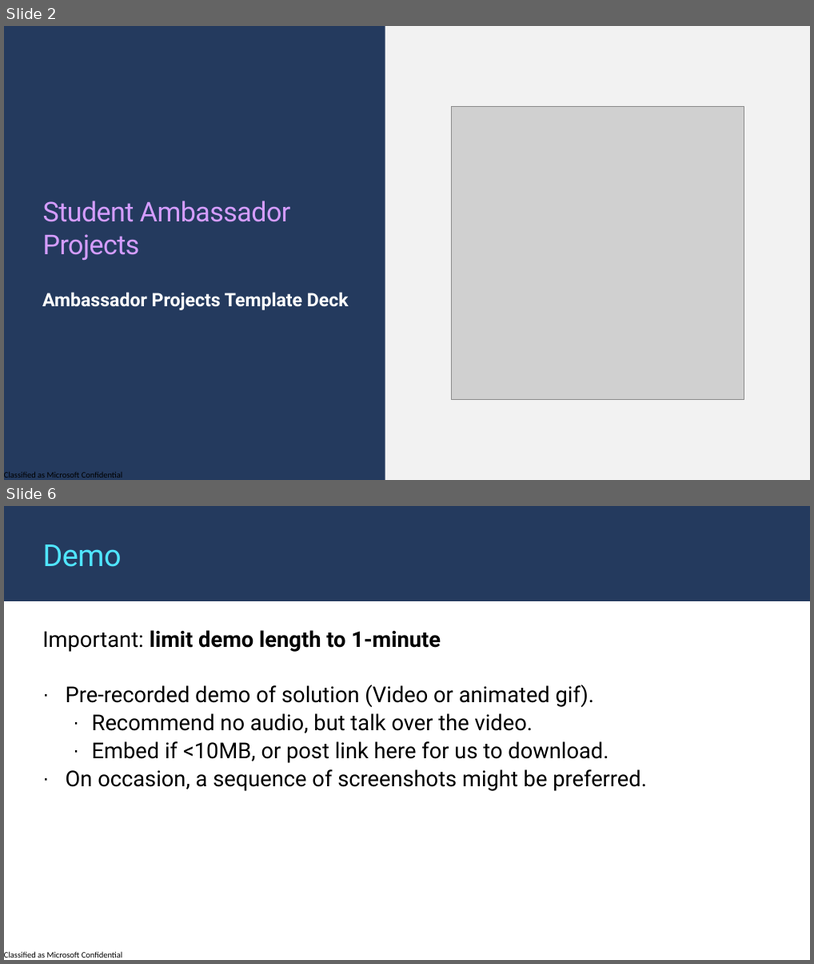
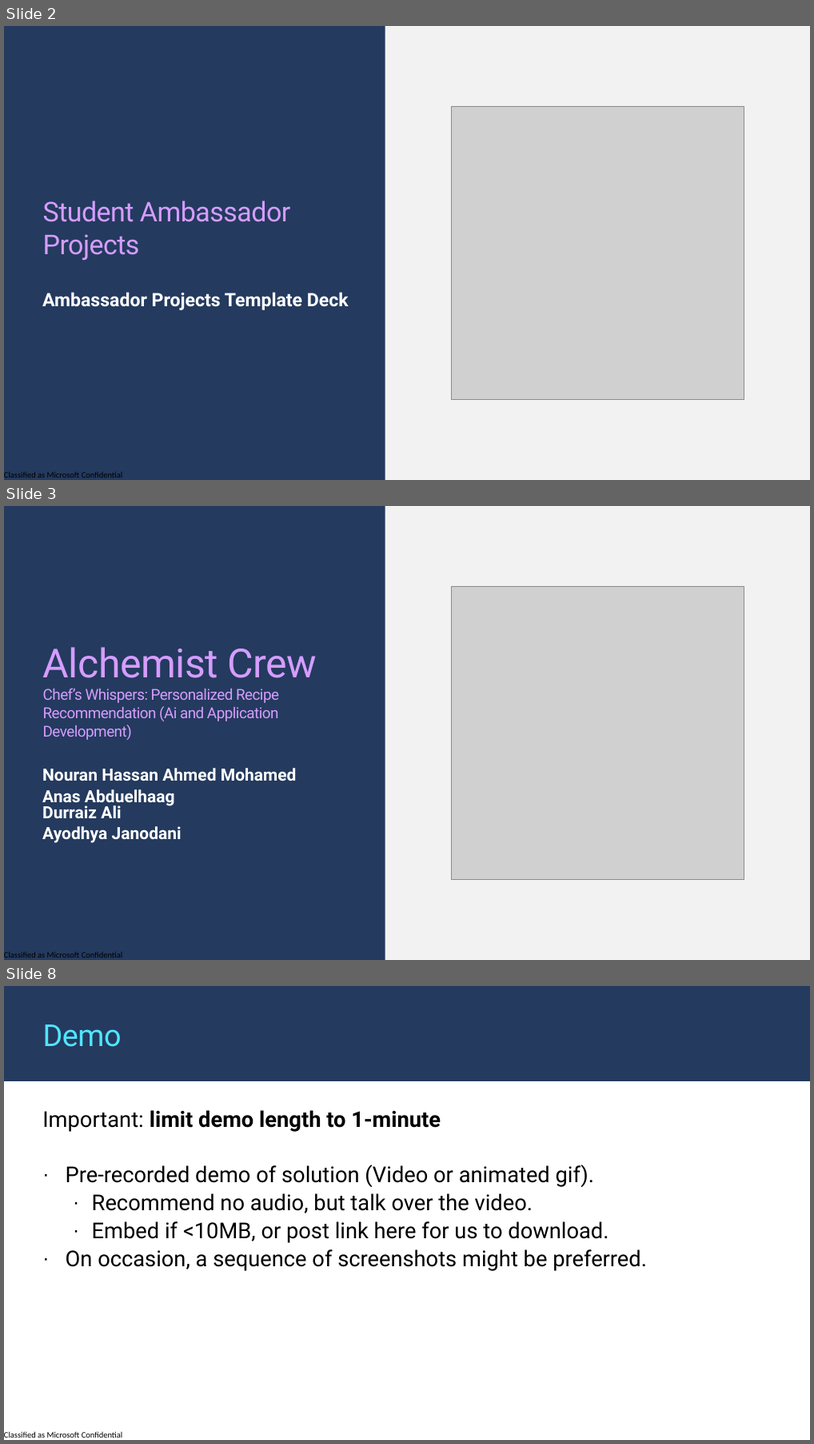
Before and after one commit to Nouran246/Personalized-Recipe-Recommender, a slide deck: Pitch Deck_Template.pptx. Shown one above the other, each under a label of ours: slides 2 and 6 before the commit, slides 2, 3 and 8 after it; the slides between them are not shown. The pictures are 814x964 and 814x1444 pixels, drawn with LibreOffice and Linux fonts; fonts in the diff are those of the drawing; grey boxes stand for pictures; background and template pictures are left out. Boxes give left, top, right and bottom in pixels: in the first picture for what was removed or moved away, otherwise in the second. Text is boxed around its words. In the diff, an @@ line names an element or a change of style, - is before the commit and + after.

```diff
--- a/Pitch Deck_Template.pptx
+++ b/Pitch Deck_Template.pptx
@@ slide 3 added at (4, 506, 810, 960), background #243A5E; not listed: 1 template element that a slide beside it also shows @@
@@ rectangle added at (385, 506, 810, 960), fill #F2F2F2 @@
@@ picture added at (452, 587, 745, 880) @@
@@ title added at (43, 647, 318, 740), 18 pt, text #D59DFF @@
+Alchemist Crew
+Chef’s Whispers: Personalized Recipe Recommendation (Ai and Application Development)
@@ text added at (42, 768, 297, 843), 20 pt, text #FFFFFF, bold @@
+Nouran Hassan Ahmed Mohamed
+Anas Abduelhaag
+Durraiz Ali
+Ayodhya Janodani
@@ what was slide 6 is now slide 8 @@
```
Also in this commit, not shown: 2 slides changed, 3 other slides added, 2 slides removed.
